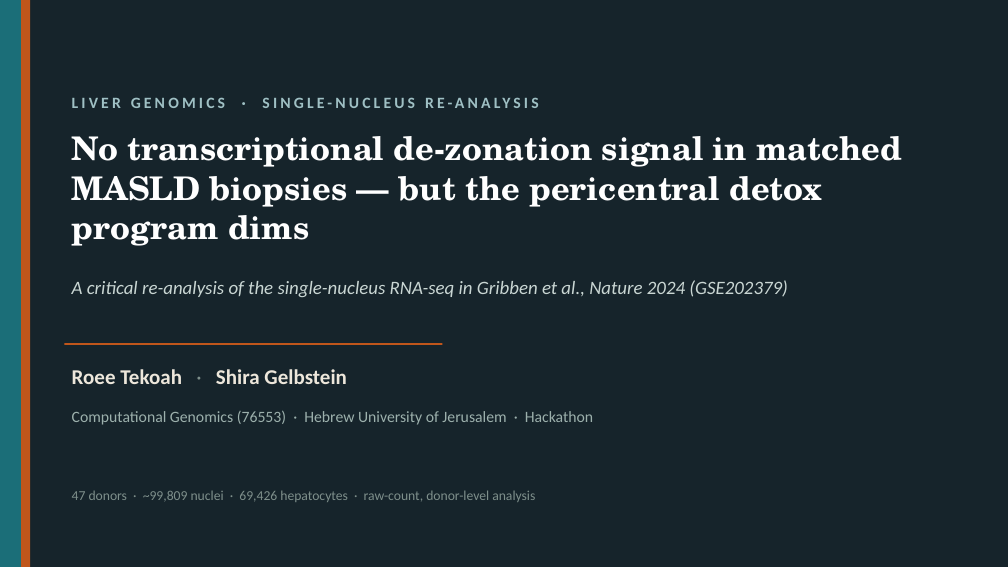
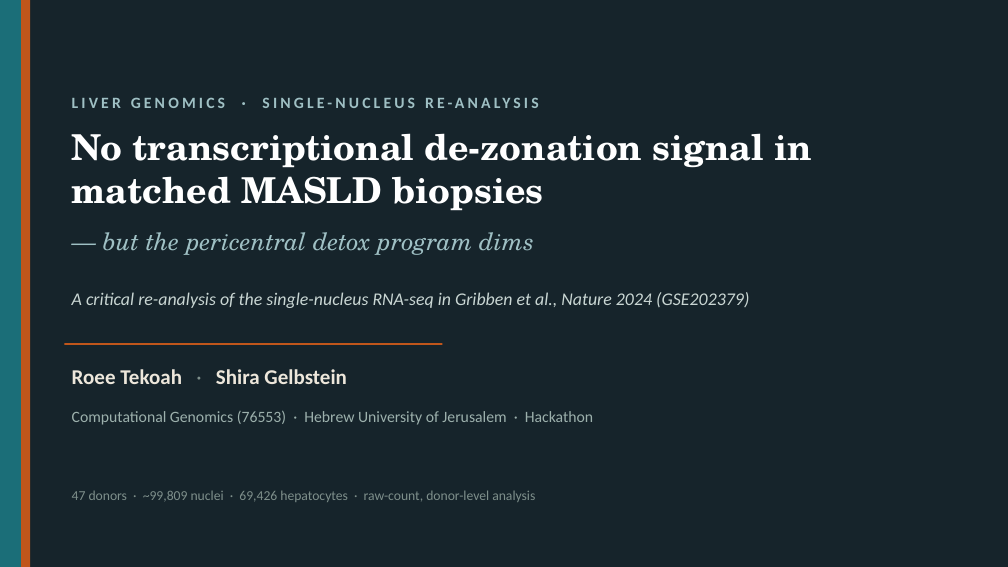
Before and after one commit to roeetekoah/liver-zonation, a slide deck: slide 1 of presentation/MASLD_zonation.pptx. Drawn at 1008x567 pixels with LibreOffice and Linux fonts; fonts in the diff are those of the drawing. Boxes give left, top, right and bottom in pixels: in the first picture for what was removed or moved away, otherwise in the second. Text is boxed around its words. In the diff, an @@ line names an element or a change of style, - is before the commit and + after.

```diff
--- a/presentation/MASLD_zonation.pptx
+++ b/presentation/MASLD_zonation.pptx
@@ text at <box>72,133,812,211</box>: text changed; size 31 to 34 pt @@
-No transcriptional de-zonation signal in matched MASLD biopsies — but the pericentral detox program dims
+No transcriptional de-zonation signal in matched MASLD biopsies
@@ text added at <box>103,232,534,255</box>, 23 pt, text #9FC0C4, italic @@
+— but the pericentral detox program dims
@@ text "A critical re-analysis of the ...": place and size @@
-text "A critical re-analysis of the ..." at <box>72,280,788,297</box>
+text "A critical re-analysis of the ..." at <box>72,292,749,308</box>
@@ text "A critical re-analysis of the ..." at <box>72,292,749,308</box>: size 18 to 17 pt @@
```
Also in this commit, not shown: 15 other slides changed, 2 slides added, 3 slides removed, 2 other files.
